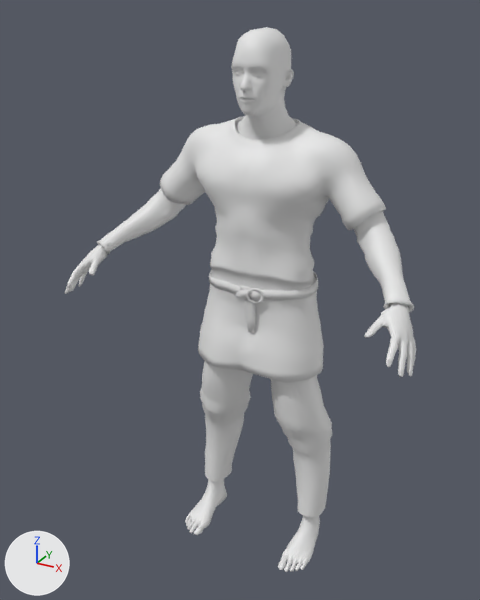
A saved change to the glTF model ScoopsField/res/models/bodymodel_.glb.
One viewpoint serves both versions: a camera (50 mm lens) standing at (0.893, -1.81, 1.796) and looking at (-0.039, -0.116, 0.949). The axes (+X, +Y, +Z) are drawn at lower left. The lights are the same throughout. The first picture is the older version. Vertices at exactly the same position are counted once.

Names of what the first picture shows: 'Human', 'Human.rehmanpolanski_viking_pants', 'Human.rehmanpolanski_viking_tunic'.
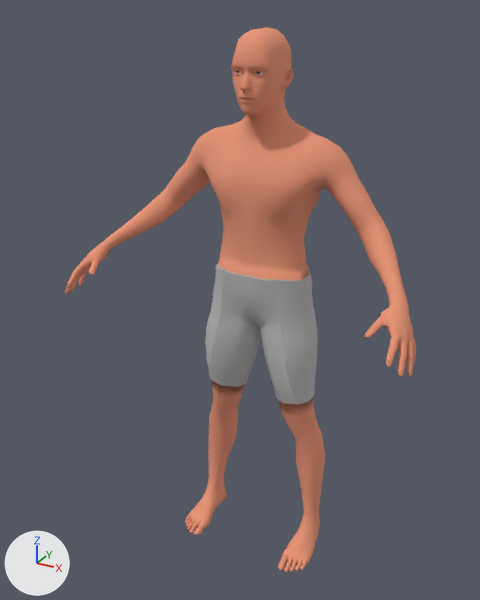
Pixel boxes (x1, y1, x2, y2) of what changed, in the pictures (480 x 600 px):
```json
{"object": "Human.rehmanpolanski_viking_tunic", "change": "deleted", "before": [97, 116, 414, 382]}
{"object": "Human.rehmanpolanski_viking_pants", "change": "deleted", "before": [200, 361, 332, 517]}
{"part": 1, "of": "me_base_019", "change": "added", "after": [205, 262, 318, 404]}
{"part": 2, "of": "me_base_019", "change": "recoloured", "before": [64, 27, 416, 572], "after": [64, 27, 416, 572]}
```

The change, as JSON lines over the scene's bpy script:
```json
{"op": "add", "block": "mat_material_003", "code": ["mat_material_003 = principled_material('Material.003')", "mat_material_003.base_color = (0.0899, 0.037, 0.0225)  # brown #553629"]}
{"op": "add", "block": "mat_material", "code": ["mat_material = principled_material('Material')", "mat_material.base_color = (0.807, 0.301, 0.181)  # beige #e89576", "mat_material.roughness = 1.0"]}
{"op": "add", "block": "mat_material_001", "code": ["mat_material_001 = principled_material('Material.001')", "mat_material_001.base_color = (0.49, 0.49, 0.49)  # grey #bababa", "mat_material_001.roughness = 1.0"]}
{"op": "add", "block": "mat_material_002", "code": ["mat_material_002 = principled_material('Material.002')", "mat_material_002.base_color = (0.8, 0.8, 0.8)  # white #e7e7e7"]}
{"block": "me_base_019", "where": "# used by ob_human; location = (0.0, 0.0, 0.0)"}
{"op": "remove", "block": "me_base_019", "code": "me_base_019.from_pydata(...)  # 3592 vertices, 7124 faces; spans x -0.57..0.57, y -0.38..0.09, z 0.0..1.75"}
{"op": "add", "block": "me_base_019", "code": "me_base_019.from_pydata(...)  # 3879 vertices, 7742 faces; spans x -0.57..0.57, y -0.38..0.09, z 0.0..1.75"}
{"block": "me_base_019", "change": "me_base_019 part 1: 283 vertices added at x -0.2..0.2, y -0.14..0.09, z 0.58..1.07"}
{"block": "me_base_019", "change": "me_base_019 part 2: 6796 faces spanning x -0.57..0.57, y -0.38..0.09, z 0.0..1.75 switch from no material to mat_material (beige #e89576)"}
{"block": "me_base_019", "change": "other edits to the shape of me_base_019 do not show in these pictures"}
{"op": "add", "block": "me_base_019", "code": "me_base_019.materials.append(mat_material_001)  # grey #bababa"}
{"op": "add", "block": "me_base_019", "code": "me_base_019.materials.append(mat_material_002)  # white #e7e7e7"}
{"op": "add", "block": "me_base_019", "code": "me_base_019.materials.append(mat_material_003)  # brown #553629"}
{"op": "remove", "block": "ob_human_rehmanpolanski_viking_pants", "code": ["ob_human_rehmanpolanski_viking_pants = bpy.data.objects.new('Human.rehmanpolanski_viking_pants', me_pantsviking)", "ob_human_rehmanpolanski_viking_pants.location = (0.0, 0.0, 0.0)"]}
{"op": "remove", "block": "ob_human_rehmanpolanski_viking_tunic", "code": ["ob_human_rehmanpolanski_viking_tunic = bpy.data.objects.new('Human.rehmanpolanski_viking_tunic', me_tunicviking)", "ob_human_rehmanpolanski_viking_tunic.location = (0.0, 0.0, 0.0)"]}
```
